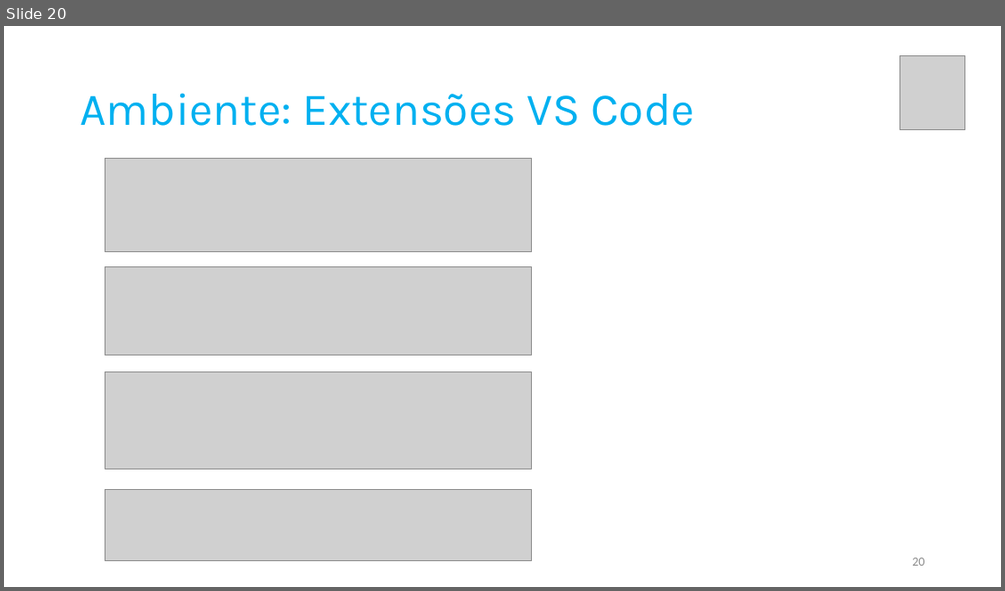
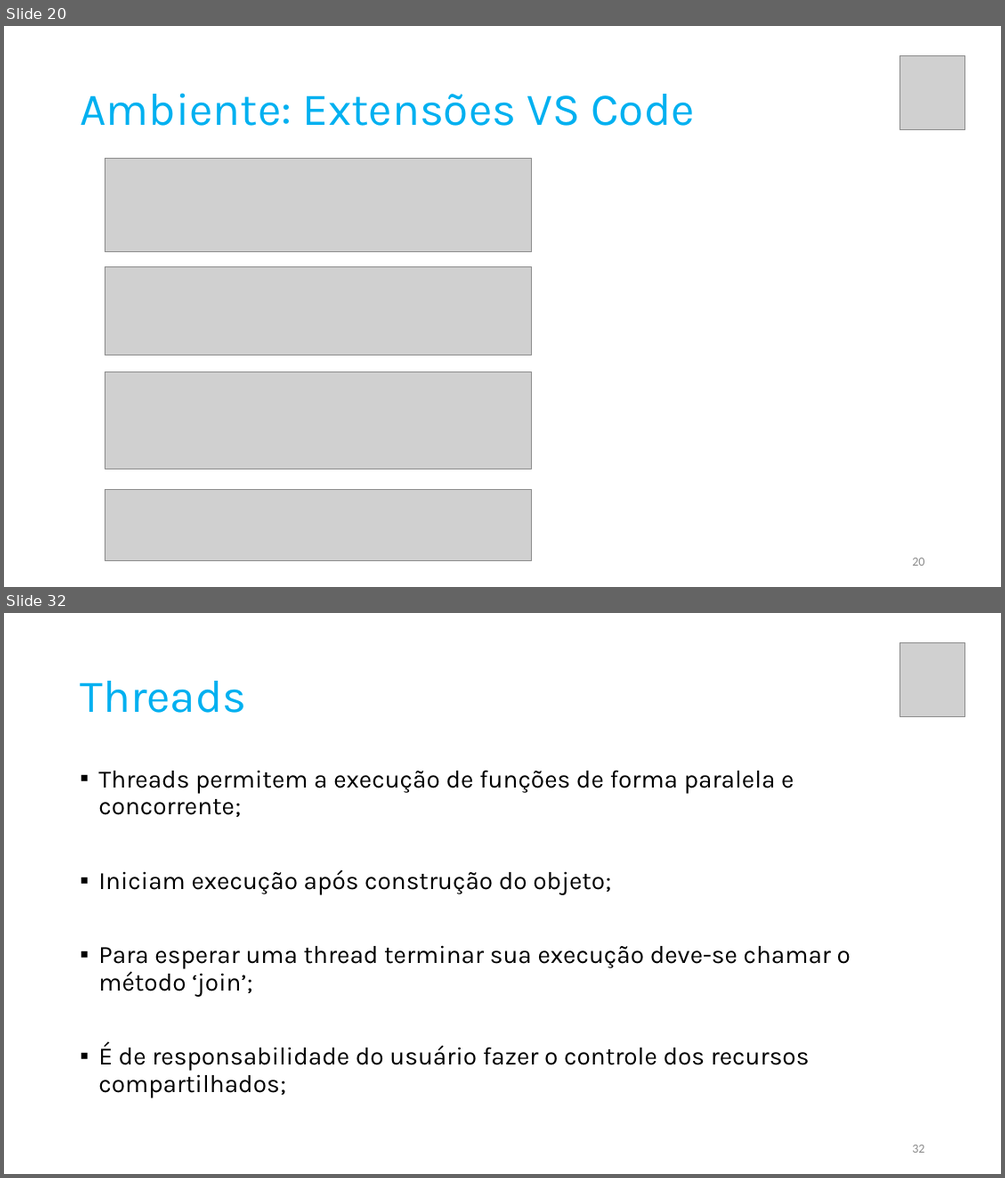
Before and after one commit to pfaco/ees_cpp, a slide deck: slides/C++.pptx. Shown one above the other, each under a label of ours: slide 20 before the commit, slides 20 and 32 after it; the slides between them are not shown. The pictures are 1005x591 and 1005x1178 pixels, drawn with LibreOffice and Linux fonts; fonts in the diff are those of the drawing; grey boxes stand for pictures. Boxes give left, top, right and bottom in pixels: in the first picture for what was removed or moved away, otherwise in the second. Text is boxed around its words. In the diff, an @@ line names an element or a change of style, - is before the commit and + after.

```diff
--- a/slides/C++.pptx
+++ b/slides/C++.pptx
@@ slide 32 added at (x1=4, y1=613, x2=1001, y2=1174), background #FFFFFF @@
@@ picture added at (x1=900, y1=643, x2=966, y2=717) @@
@@ title added at (x1=80, y1=681, x2=246, y2=713), 44 pt, text #00B0F0 @@
+Threads
@@ text added at (x1=98, y1=770, x2=850, y2=1097), 24 pt, text #000000 @@
+▪ Threads permitem a execução de funções de forma paralela e concorrente;
+▪ Iniciam execução após construção do objeto;
+▪ Para esperar uma thread terminar sua execução deve-se chamar o método ‘join’;
+▪ É de responsabilidade do usuário fazer o controle dos recursos compartilhados;
@@ page number added at (x1=912, y1=1144, x2=924, y2=1152), 12 pt, text #8C8C8C @@
+32
```
Also in this commit, not shown: 4 slides changed, 15 other slides added, 3 slides removed, 1 other file.
